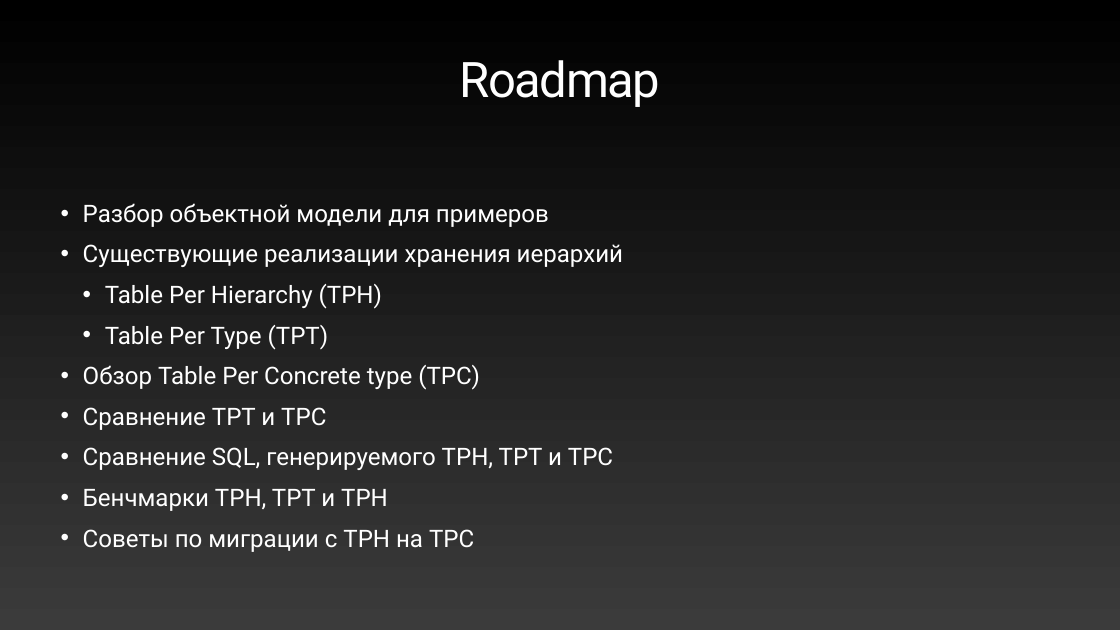
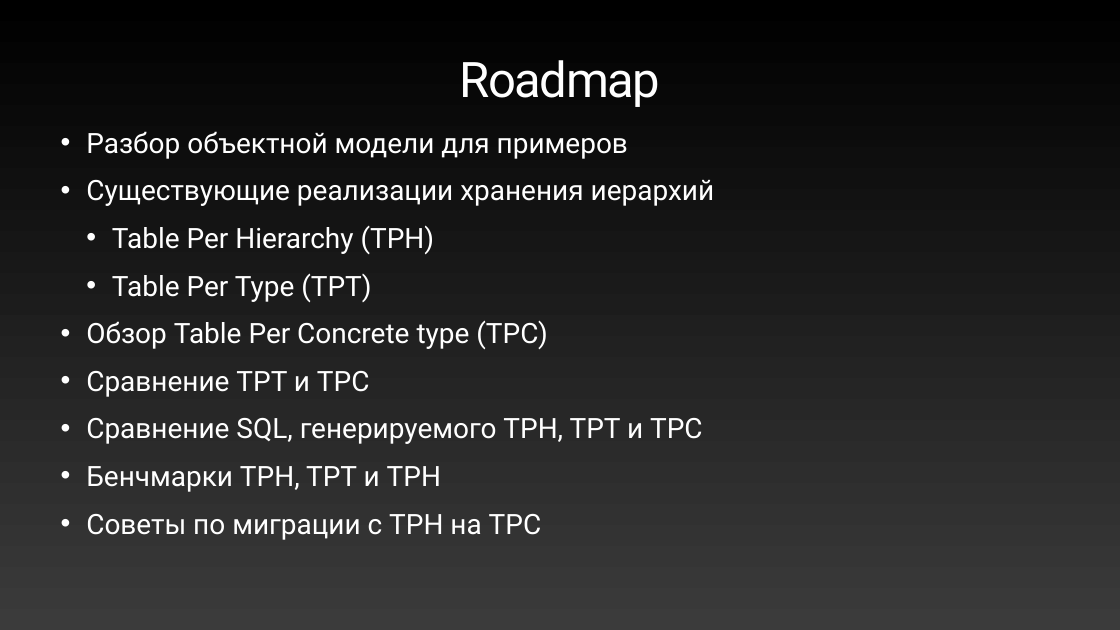
Before and after one commit to ronimizy/SpbDotNet.TPC, a slide deck: slide 4 of Docs/Presentation.pptx. Drawn at 1120x630 pixels with LibreOffice and Linux fonts; fonts in the diff are those of the drawing. Boxes give left, top, right and bottom in pixels: in the first picture for what was removed or moved away, otherwise in the second. Text is boxed around its words. In the diff, an @@ line names an element or a change of style, - is before the commit and + after.

```diff
--- a/Docs/Presentation.pptx
+++ b/Docs/Presentation.pptx
@@ text "Разбор объектной модели для примеров": place and size @@
-text "Разбор объектной модели для примеров" at [83,203,623,552]
+text "Разбор объектной модели для примеров" at [86,131,715,540]
@@ text "Разбор объектной модели для примеров" at [86,131,715,540]: size 41.3 to 48 pt; indent changed; more space between paragraphs @@
```
Also in this commit, not shown: 9 other slides changed, 26 slides added, 1 slide removed, 9 other files.
